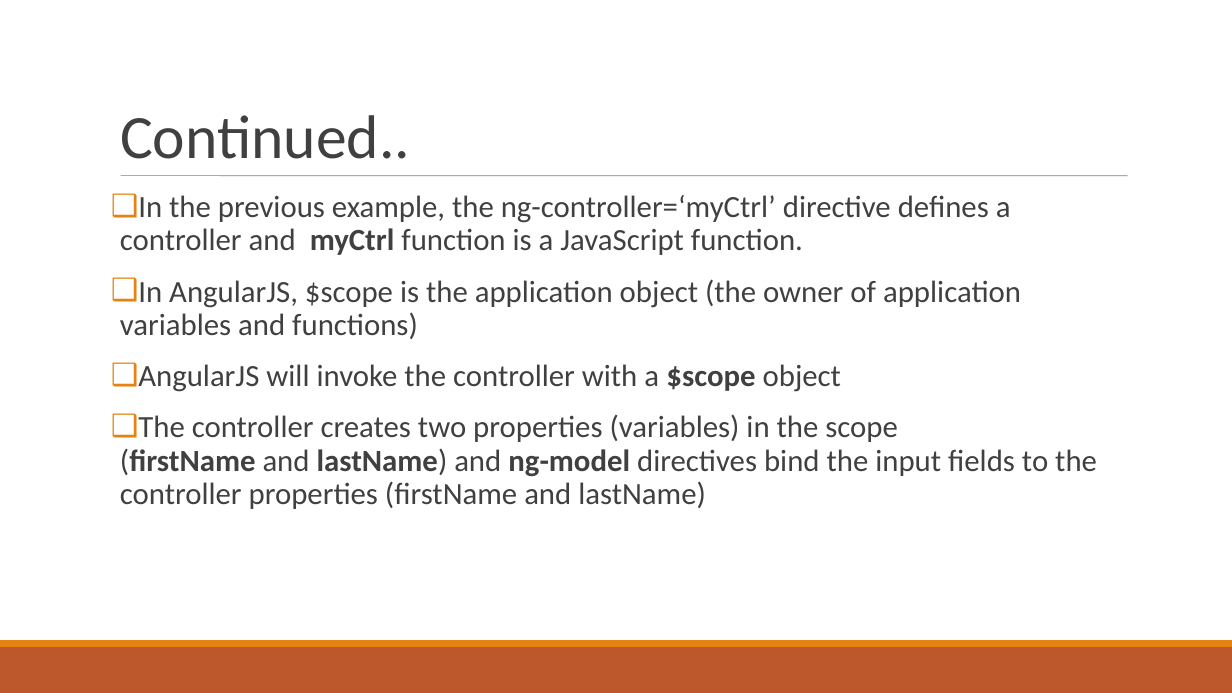
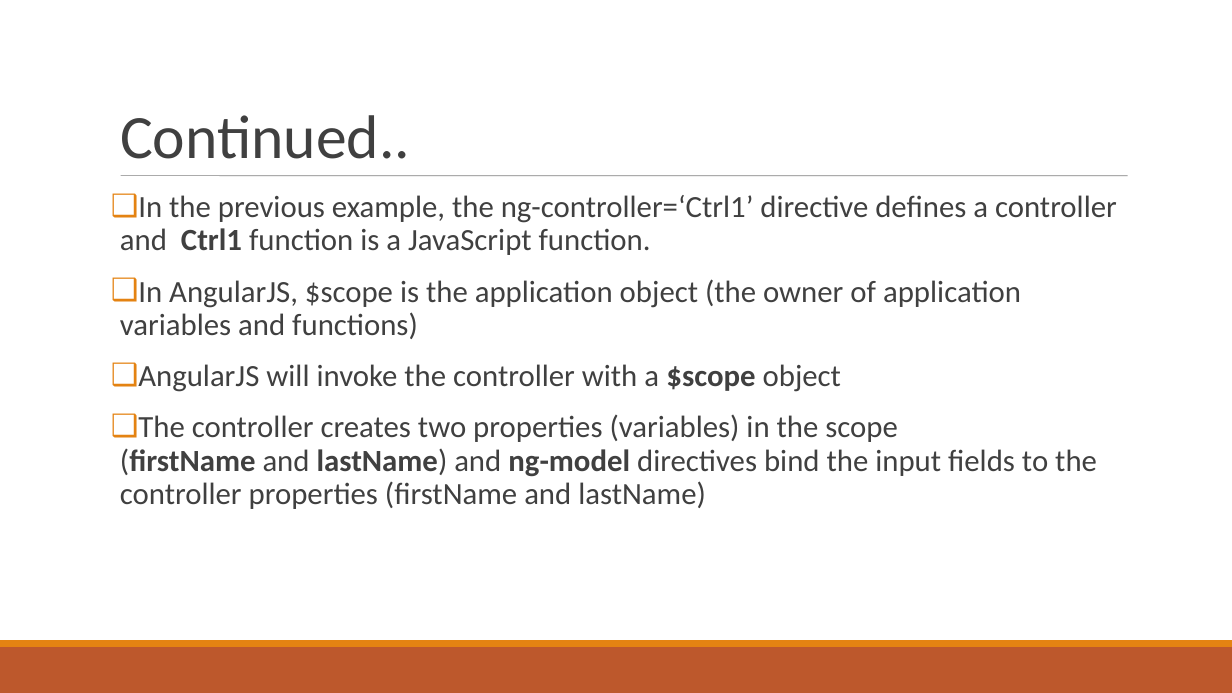
Before and after one commit to AMURTHAInfo/edu, a slide deck: slide 23 of Videos/angular.ppt (slide 20 before the commit). Drawn at 1232x693 pixels with LibreOffice and Linux fonts; fonts in the diff are those of the drawing. Boxes give left, top, right and bottom in pixels: in the first picture for what was removed or moved away, otherwise in the second. Text is boxed around its words. In the diff, an @@ line names an element or a change of style, - is before the commit and + after.

```diff
--- a/Videos/angular.ppt
+++ b/Videos/angular.ppt
@@ text at (x1=120, y1=195, x2=1117, y2=255): text changed @@
-❑ In the previous example, the ng-controller=‘myCtrl’ directive defines a controller and myCtrl function is a JavaScript function.
+❑ In the previous example, the ng-controller=‘Ctrl1’ directive defines a controller and Ctrl1 function is a JavaScript function.
```
Also in this commit, not shown: 14 other slides changed, 4 slides added, 3 slides removed, 4 other files.
